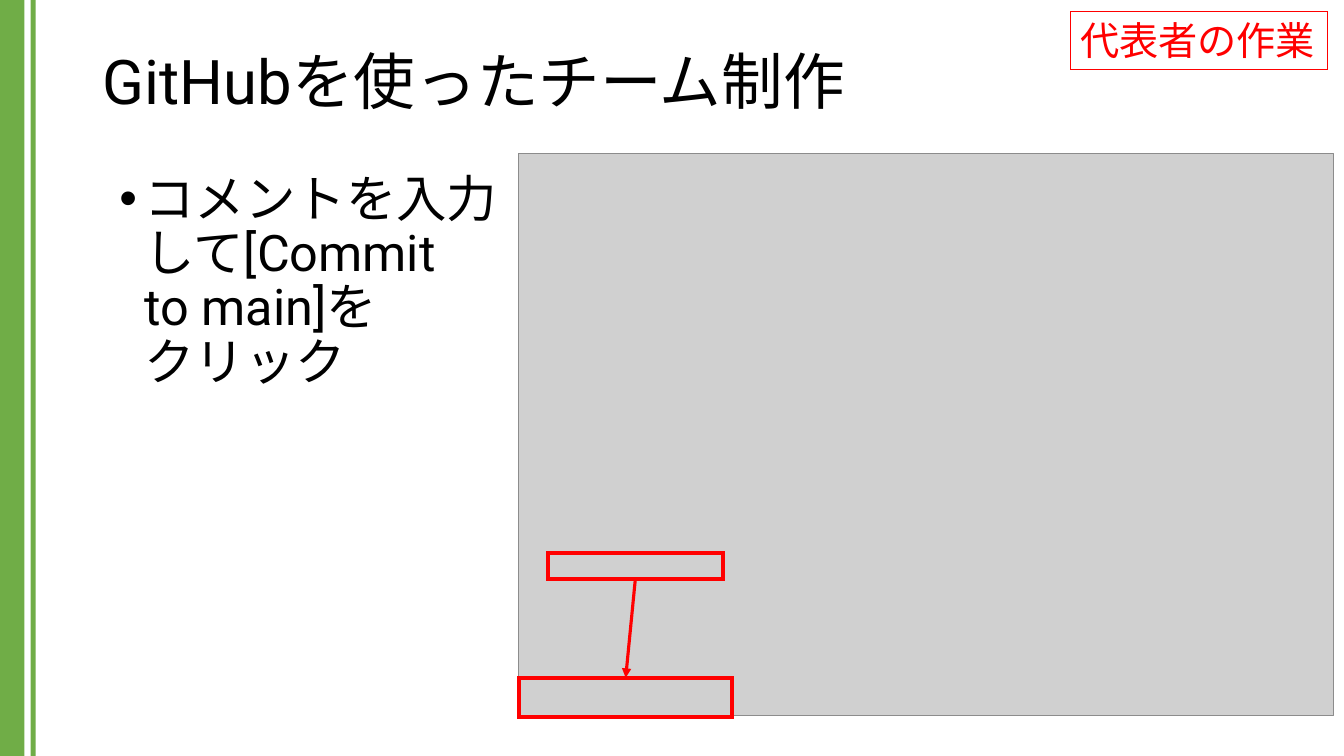
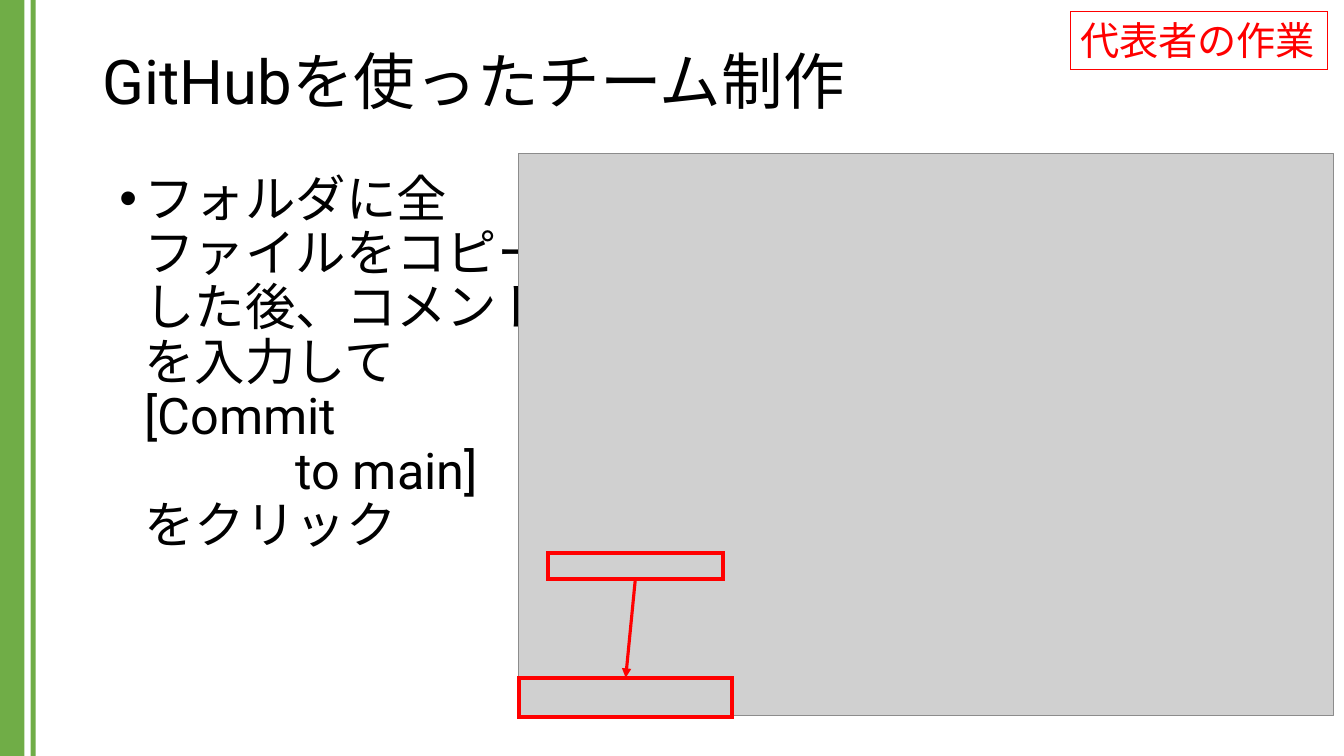
Before and after one commit to kic-murata/cpp2024, a slide deck: slide 10 of 授業資料/GitHubを用いたチーム制作.pptx (slide 9 before the commit). Drawn at 1344x756 pixels with LibreOffice and Linux fonts; fonts in the diff are those of the drawing; grey boxes stand for pictures. Boxes give left, top, right and bottom in pixels: in the first picture for what was removed or moved away, otherwise in the second. Text is boxed around its words. In the diff, an @@ line names an element or a change of style, - is before the commit and + after.

```diff
--- a/授業資料/GitHubを用いたチーム制作.pptx
+++ b/授業資料/GitHubを用いたチーム制作.pptx
@@ text at bbox=[144, 174, 547, 547]: text changed @@
-• コメントを入力
-  して[Commit
-  to main]を
-  クリック
+• フォルダに全
+  ファイルをコピー
+  した後、コメント
+  を入力して
+  [Commit
+  to main]
+  をクリック
```
Also in this commit, not shown: 8 other slides changed, 7 slides added, 1 other file.
